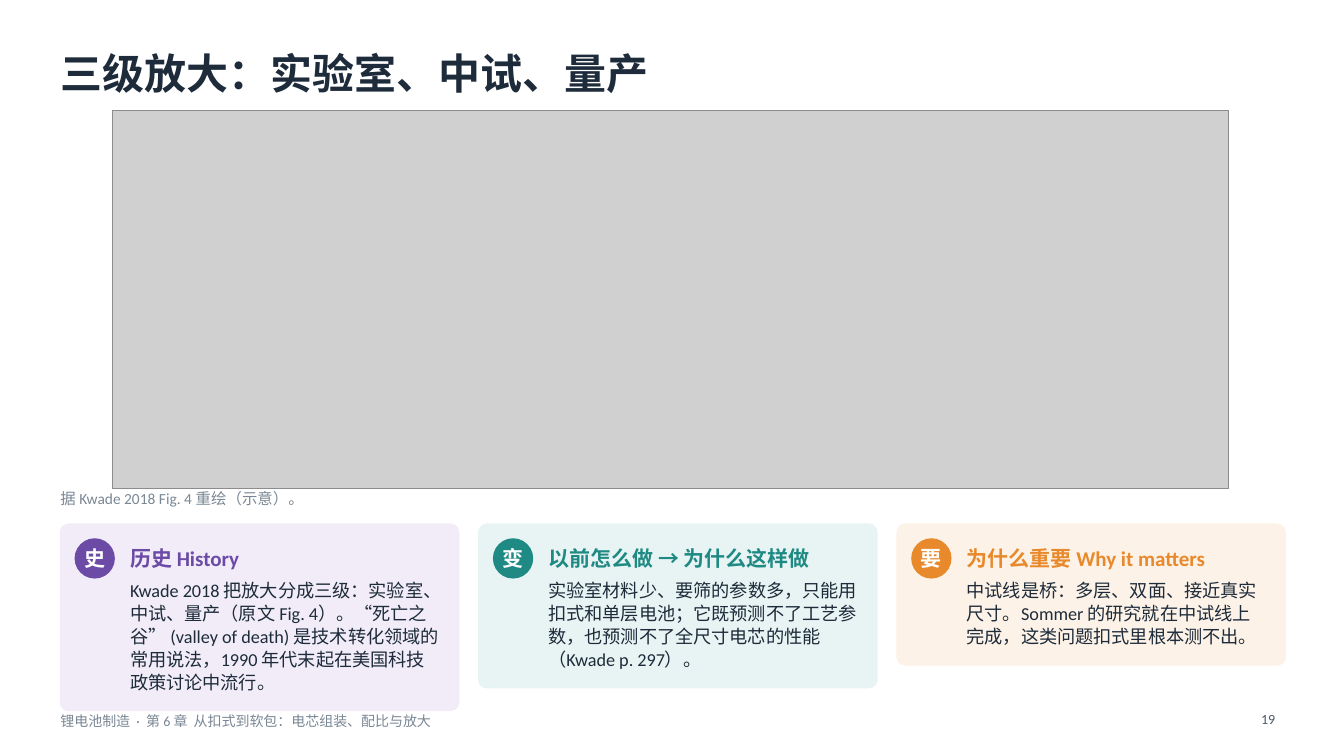
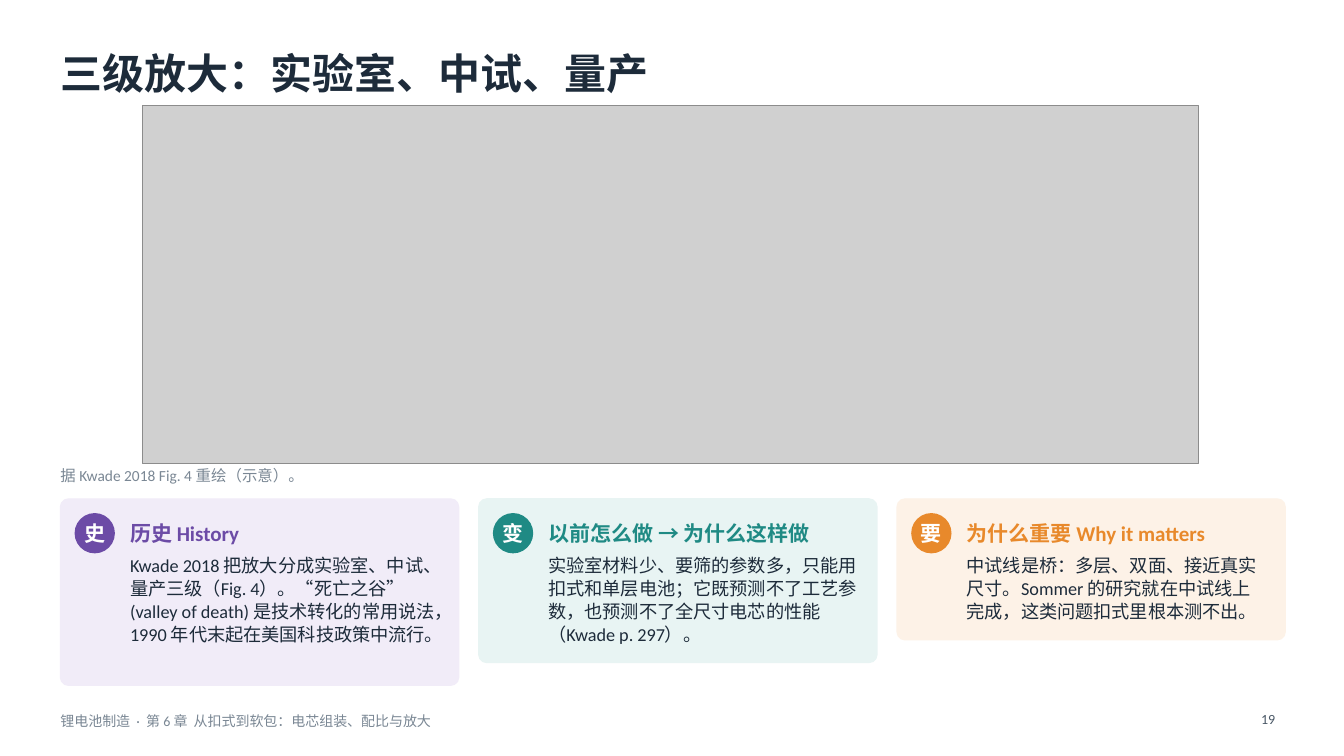
Before and after one commit to zhaoyuw44-lang/Trash, a slide deck: slide 19 of slides/decks/batmfg/batmfg_ch6.pptx. Drawn at 1344x756 pixels with LibreOffice and Linux fonts; fonts in the diff are those of the drawing; grey boxes stand for pictures. Boxes give left, top, right and bottom in pixels: in the first picture for what was removed or moved away, otherwise in the second. Text is boxed around its words. In the diff, an @@ line names an element or a change of style, - is before the commit and + after.

```diff
--- a/slides/decks/batmfg/batmfg_ch6.pptx
+++ b/slides/decks/batmfg/batmfg_ch6.pptx
@@ picture: place and size @@
-picture at box(112, 111, 1228, 489)
+picture at box(142, 106, 1199, 464)
@@ 6 texts, 3 ellipses, 3 rounded rectangles: place and size @@
-6 texts, 3 ellipses, 3 rounded rectangles at box(60, 488, 1286, 711)
+6 texts, 3 ellipses, 3 rounded rectangles at box(60, 468, 1286, 686)
@@ text at box(130, 556, 453, 643): text changed @@
-Kwade 2018 把放大分成三级：实验室、中试、量产（原文 Fig. 4）。“死亡之谷” (valley of death) 是技术转化领域的常用说法，1990 年代末起在美国科技政策讨论中流行。
+Kwade 2018 把放大分成实验室、中试、量产三级（Fig. 4）。“死亡之谷” (valley of death) 是技术转化的常用说法，1990 年代末起在美国科技政策中流行。
```
Also in this commit, not shown: 3 other slides changed, 4 other files.
